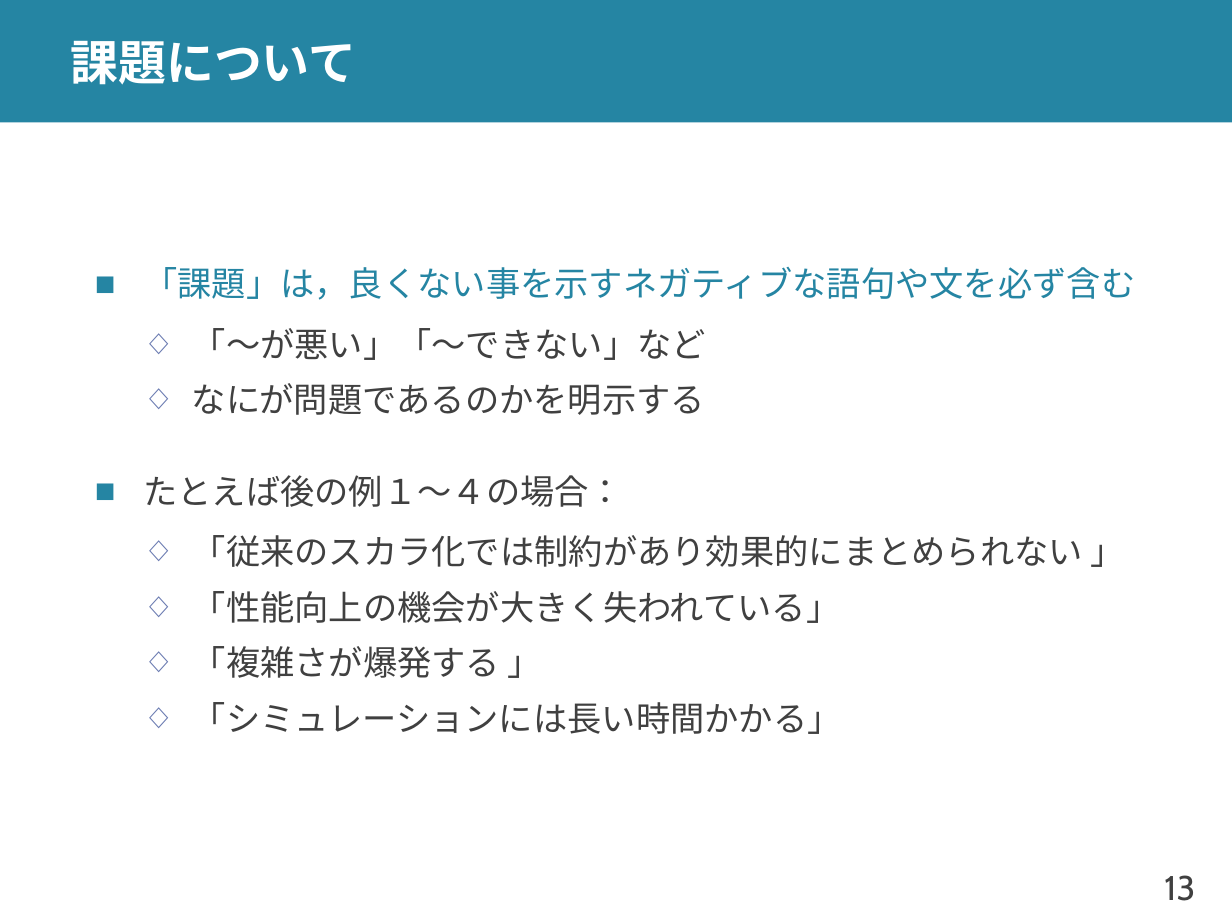
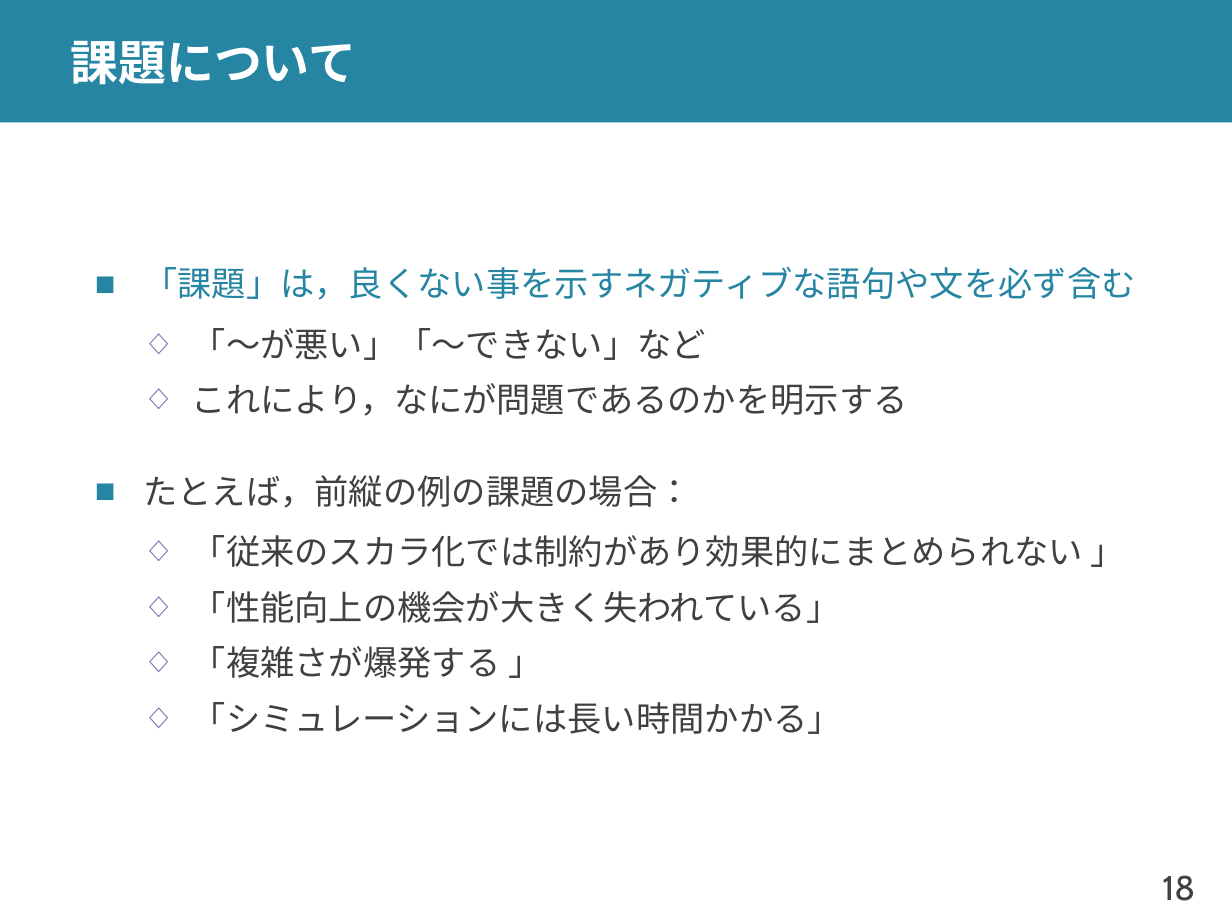
Before and after one commit to shioya-lab/how-to, a slide deck: slide 18 of plot.pptx (slide 13 before the commit). Drawn at 1232x924 pixels with LibreOffice and Linux fonts; fonts in the diff are those of the drawing. Boxes give left, top, right and bottom in pixels: in the first picture for what was removed or moved away, otherwise in the second. Text is boxed around its words. In the diff, an @@ line names an element or a change of style, - is before the commit and + after.

Commit message:
plot を v10 に
例の追加と営利，チェックリストの追加

```diff
--- a/plot.pptx
+++ b/plot.pptx
@@ text at bbox=[143, 383, 908, 508]: text changed @@
-  ◇ なにが問題であるのかを明示する
-■ たとえば後の例１～４の場合：
+  ◇ これにより，なにが問題であるのかを明示する
+■ たとえば，前縦の例の課題の場合：
@@ page number at bbox=[1162, 875, 1195, 901]: text changed @@
-13
+18
```
Also in this commit, not shown: 14 other slides changed, 1 slide added, 1 other file.
